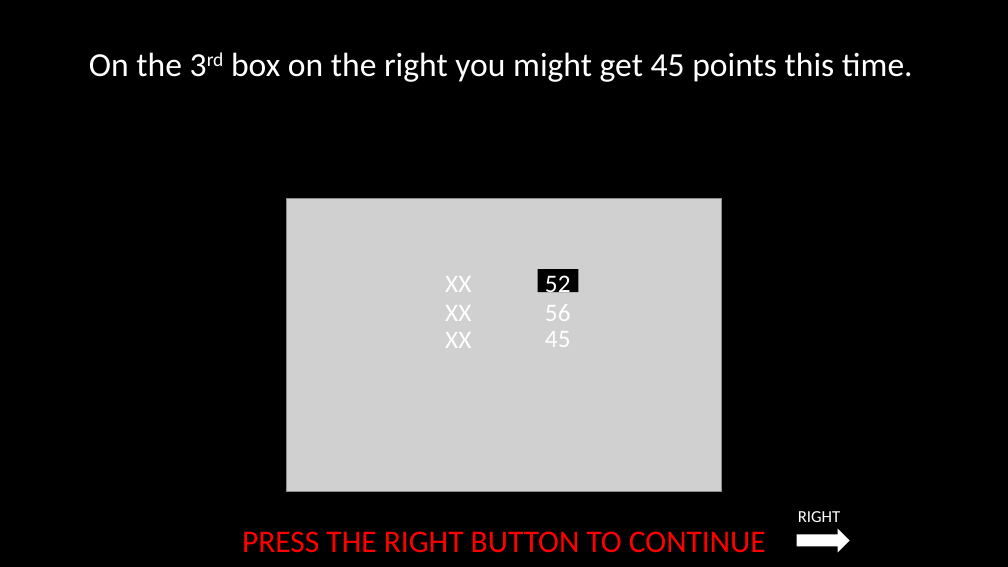
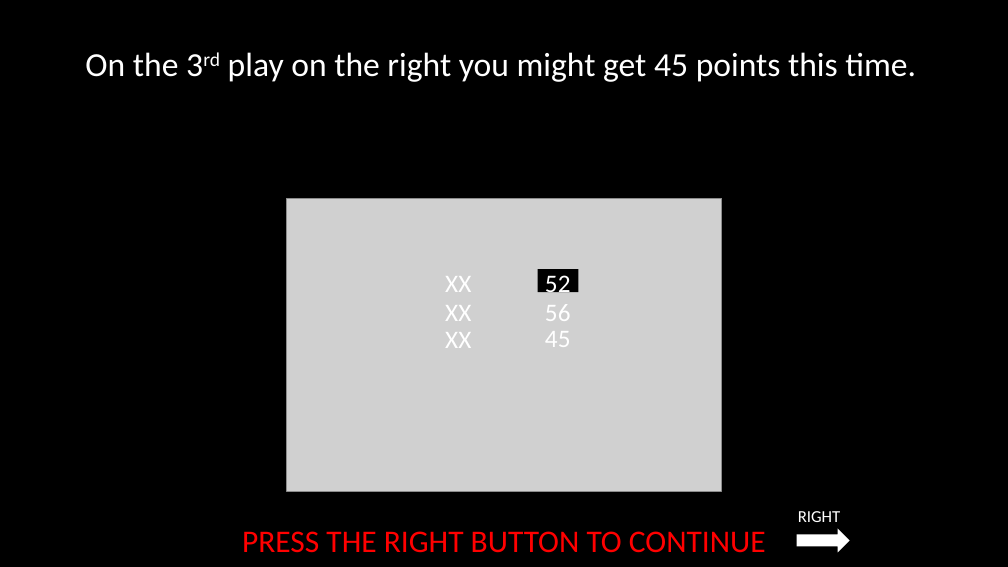
Before and after one commit to laureate-institute-for-brain-research/StimToolOnline, a slide deck: slide 10 of public/js/tasks/horizon/media/horizonInstructions_RSS.pptx. Drawn at 1008x567 pixels with LibreOffice and Linux fonts; fonts in the diff are those of the drawing; grey boxes stand for pictures. Boxes give left, top, right and bottom in pixels: in the first picture for what was removed or moved away, otherwise in the second. Text is boxed around its words. In the diff, an @@ line names an element or a change of style, - is before the commit and + after.

```diff
--- a/public/js/tasks/horizon/media/horizonInstructions_RSS.pptx
+++ b/public/js/tasks/horizon/media/horizonInstructions_RSS.pptx
@@ text at [85,52,916,82]: text changed @@
-On the 3rd box on the right you might get 45 points this time.
+On the 3rd play on the right you might get 45 points this time.
```
Also in this commit, not shown: 1 other slide changed, 29 other files.
